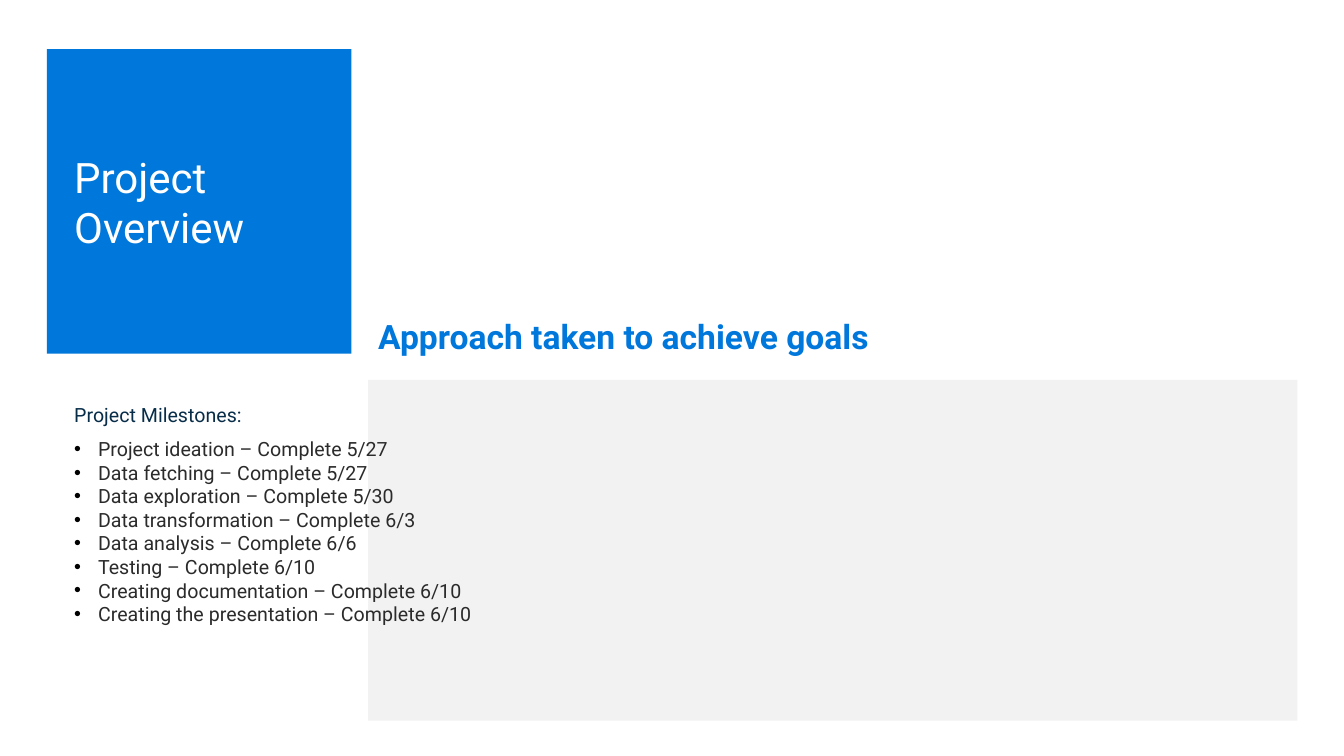
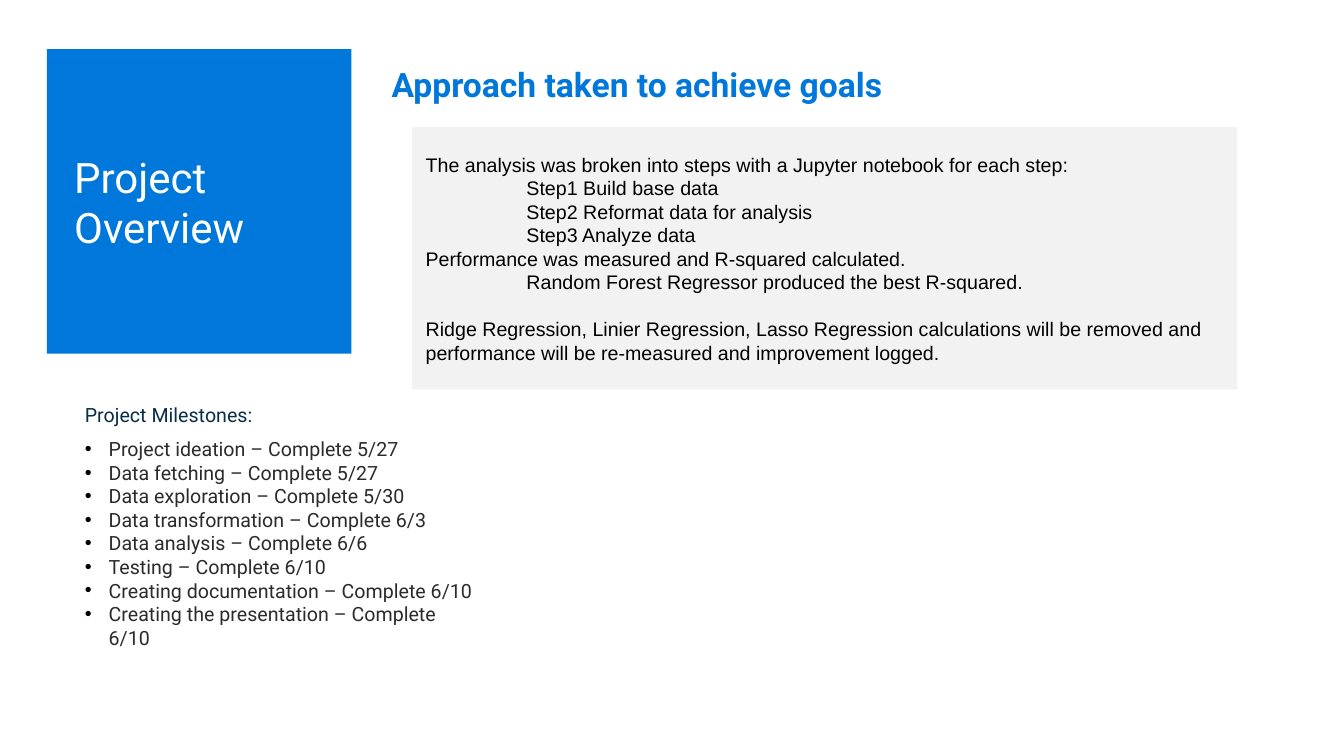
Before and after one commit to tbrown14611/Project_2, a slide deck: slide 5 of Team 3 AI_Bootcamp_Project_2.pptx. Drawn at 1344x756 pixels with LibreOffice and Linux fonts; fonts in the diff are those of the drawing. Boxes give left, top, right and bottom in pixels: in the first picture for what was removed or moved away, otherwise in the second. Text is boxed around its words. In the diff, an @@ line names an element or a change of style, - is before the commit and + after.

```diff
--- a/Team 3 AI_Bootcamp_Project_2.pptx
+++ b/Team 3 AI_Bootcamp_Project_2.pptx
@@ text "Approach taken to achieve goals": place and size @@
-text "Approach taken to achieve goals" at <box>378,323,868,356</box>
+text "Approach taken to achieve goals" at <box>392,71,882,104</box>
@@ rectangle added at <box>412,127,1237,389</box>, fill #F2F2F2, 14 pt, text #000000 @@
+The analysis was broken into steps with a Jupyter notebook for each step:
+Step1 Build base data
+Step2 Reformat data for analysis
+Step3 Analyze data
+Performance was measured and R-squared calculated.
+Random Forest Regressor produced the best R-squared.
+Ridge Regression, Linier Regression, Lasso Regression calculations will be removed and performance will be re-measured and improvement logged.
@@ text "Project Milestones:" rewrapped from <box>74,407,471,625</box> to <box>85,407,472,646</box> @@
@@ rectangle removed at <box>368,380,1298,721</box> @@
```
Also in this commit, not shown: 2 other slides changed, 4 other files.
